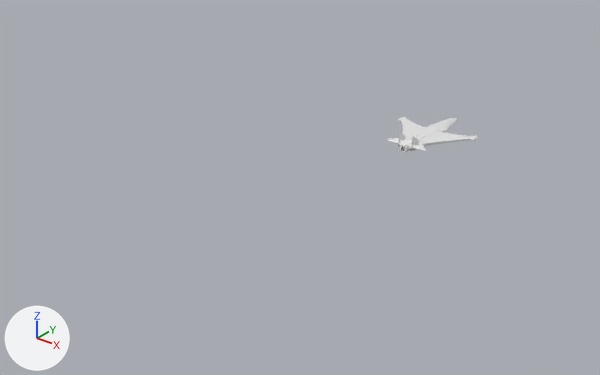
What one commit did to the Blender file SpaceInvader/Blends/Plane_1.blend.
The view is the same before and after, from a 50 mm camera at (9.27, -17.15, 7.64) aimed at (-0.76, -4.61, -0.13). The axes (+X, +Y, +Z) are drawn at lower left. The lights are the same throughout.
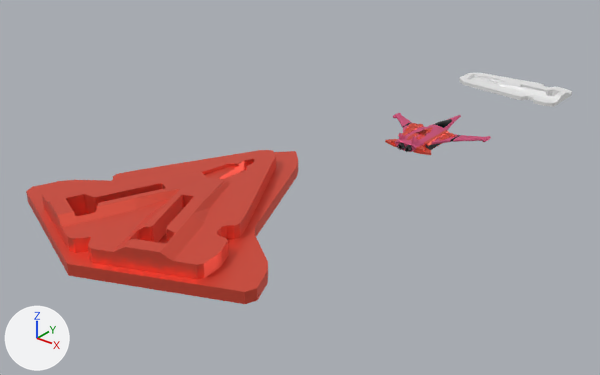
Boxes [x1, y1, x2, y2] around the edits, measured in the pictures (600 x 375 px; the box of a moved part takes in the faces that stretch with it):
'Cube.013', added (red)
    after: [26, 150, 298, 304]
'Cube.011', added
    after: [459, 73, 572, 107]
'Cylinder', reshaped (8% wider, 14% taller)
    before: [387, 117, 478, 151]
    after: [393, 113, 491, 152]
'Cube.014', added
    after: [385, 139, 431, 155]
'Cube.012', added
    after: [398, 124, 448, 146]
'Cube.016', added
    after: [404, 123, 455, 141]
'Cube.002', added
    after: [426, 144, 440, 150]
'Cube.004', added
    after: [416, 130, 429, 136]
'Cube.007', reshaped (not visible afterwards)
    before: [400, 144, 408, 152]
part 1 of me_cylinder, moved or reshaped
    before: [398, 117, 478, 145]
    after: [393, 113, 491, 145]
part 2 of me_cylinder, moved or reshaped
    before: [428, 118, 457, 131]
    after: [428, 115, 461, 131]
part 3 of me_cylinder, built on
    before: [387, 138, 426, 151]
    after: [395, 140, 421, 152]
part 4 of me_cylinder, recoloured (white to pink)
    both: [397, 125, 448, 147]
part 5 of me_cylinder, recoloured
    before: [436, 121, 449, 126]
    after: [436, 120, 449, 126]

Diff of the bpy script that builds the scene:
```diff
--- a/SpaceInvader/Blends/Plane_1.blend.py
+++ b/SpaceInvader/Blends/Plane_1.blend.py
@@ mat_material @@
+mat_material = principled_material('Material')
+mat_material.base_color = (1.0, 0.159, 0.338)  # pink #ff6f9d
+mat_material.metallic = 0.843
+mat_material.roughness = 0.626
@@ mat_material_002 @@
+mat_material_002 = principled_material('Material.002')
+mat_material_002.base_color = (0.0, 0.0, 0.0)  # black #000000
+mat_material_002.metallic = 1.0
+mat_material_002.roughness = 0.0827
@@ me_cylinder @@
-me_cylinder.from_pydata(...)  # 191 vertices, 164 faces; spans x 0.0..1.06, y -1.64..0.83, z -0.12..0.35
+me_cylinder.from_pydata(...)  # 282 vertices, 252 faces; spans x 0.0..1.3, y -1.64..1.0, z -0.12..0.35
+# me_cylinder part 1: 16 vertices moved from x 0.97..1.0, y -0.29..-0.04, z -0.01..0.06 to x 0.63..0.71, y -0.73..-0.24, z -0.01..0.06; 50 vertices removed from x 0.97..1.06, y -0.29..-0.04, z -0.01..0.06; 114 vertices added at x 0.63..1.3, y -0.73..0.14, z -0.01..0.07
+# me_cylinder part 2: 33 vertices moved from x 0.0..0.2, y -0.18..0.83, z -0.09..0.12 to x 0.0..0.18, y -0.19..0.91, z -0.07..0.15; 8 vertices removed from x 0.0..0.02, y 0.83, z -0.02..0.01; 17 vertices added at x 0.0..0.05, y 0.9..1.0, z -0.01..0.05
+# me_cylinder part 3: 6 vertices moved from x 0.54, y -1.64..-1.59, z 0.06..0.08 to x 0.29, y -1.64..-1.59, z 0.06..0.08; 1 vertex removed from x 0.24, y -1.64, z 0.07; 19 vertices added at x 0.0..0.29, y -1.64..-1.62, z -0.06..0.1
+# me_cylinder part 4: 77 faces spanning x 0.0..0.64, y -1.64..0.77, z -0.12..0.35 switch from no material to mat_material (pink #ff6f9d)
+# me_cylinder part 5: 11 faces spanning x 0.0..0.71, y -0.69..0.5, z 0.02..0.15 switch from no material to mat_material_002 (black #000000)
@@ ob_cube_016 @@
+ob_cube_016 = bpy.data.objects.new('Cube.016', me_cube_023)  # 387 vertices, 293 faces; spans x -0.33..0.68, y -1.22..1.53, z 0.01..0.15; in mat_material_001 (red #ff604d); modifiers MIRROR, MIRROR
+ob_cube_016.location = (0.48, -0.58, 0.06)
+ob_cube_016.rotation_euler = (0.0, 0.0, 3.128)  # degrees (0, 0, 179)
+ob_cube_016.scale = (0.216, 0.216, 0.216)
@@ ob_cube_014 @@
+ob_cube_014 = bpy.data.objects.new('Cube.014', me_cube_019)  # 404 vertices, 278 faces; spans x -0.693..0.693, y -0.54..0.538, z -0.053..0.096; in mat_material_001 (red #ff604d); modifiers BOOLEAN
+ob_cube_014.location = (0.0, -1.25, 0.0)
+ob_cube_014.rotation_euler = (0.0, 0.0, 6.283)  # degrees (0, 0, 360)
+ob_cube_014.scale = (0.905, 0.905, 0.905)
@@ ob_cube_017 @@
+ob_cube_017 = bpy.data.objects.new('Cube.017', me_cube_027)  # 20 vertices, 18 faces; spans x -0.382..0.382, y -0.382..0.478, z -0.205..0.11
+ob_cube_017.location = (0.0, -2.009, 0.0)
@@ ob_cube_013 @@
+ob_cube_013 = bpy.data.objects.new('Cube.013', me_cube_016)  # 387 vertices, 293 faces; spans x 0.13..1.26, y -0.72..0.96, z 0.0..0.15; in mat_material_001 (red #ff604d); modifiers MIRROR
+ob_cube_013.location = (-2.15, -8.47, 1.08)
+ob_cube_013.rotation_euler = (0.0, 0.0, 6.283)  # degrees (0, 0, 360)
+ob_cube_013.scale = (3.78, 3.78, 3.78)
@@ ob_cube_004 @@
+ob_cube_004 = bpy.data.objects.new('Cube.004', me_cube_014)  # 387 vertices, 293 faces; spans x -0.46..0.45, y -0.61..1.01, z 0.0..0.15; in mat_material_001 (red #ff604d); modifiers MIRROR
+ob_cube_004.location = (0.0, -0.8, 0.12)
+ob_cube_004.rotation_euler = (0.0, 0.0, 6.283)  # degrees (0, 0, 360)
+ob_cube_004.scale = (0.285, 0.285, 0.285)
@@ ob_cube_011 @@
+ob_cube_011 = bpy.data.objects.new('Cube.011', me_cube_013)  # 72 vertices, 62 faces; spans x -1.22..1.72, y 0.0..0.68, z -0.05..0.13; modifiers BEVEL, MIRROR, BOOLEAN, BOOLEAN, BOOLEAN
+ob_cube_011.location = (0.0, 3.4, 0.18)
@@ ob_cube_005 @@
+ob_cube_005 = bpy.data.objects.new('Cube.005', me_cube_004)  # 20 vertices, 13 faces; spans x -0.818..0.247, y -0.387..0.0, z 0.055..0.272; modifiers MIRROR
+ob_cube_005.location = (-0.388, 3.397, 0.0959)
+ob_cube_005.scale = (0.808, 0.808, 0.808)
@@ ob_cube_008 @@
+ob_cube_008 = bpy.data.objects.new('Cube.008', me_cube_008)  # 16 vertices, 14 faces; spans x -2.63..0.67, y -0.66..0.66, z -1.0..0.08; modifiers BEVEL
+ob_cube_008.location = (1.338, 3.362, 0.455)
+ob_cube_008.scale = (0.316, 0.316, 0.316)
@@ ob_cube_009 @@
+ob_cube_009 = bpy.data.objects.new('Cube.009', me_cube_004.copy())  # modifiers MIRROR
+ob_cube_009.location = (-0.677, 3.397, 0.144)
+ob_cube_009.rotation_euler = (0.0, 0.0, 3.142)  # degrees (0, 0, 180)
+ob_cube_009.scale = (0.808, 0.808, 0.808)
@@ ob_cube_012 @@
+ob_cube_012 = bpy.data.objects.new('Cube.012', me_cube_015)  # 40 vertices, 38 faces; spans x 0.305..0.395, y -1.318..-0.292, z 0.02..0.11; in mat_material_001 (red #ff604d); modifiers MIRROR
+ob_cube_012.location = (0.0, 0.0, 0.0)
@@ ob_cube_002 @@
+ob_cube_002 = bpy.data.objects.new('Cube.002', me_cube)  # 16 vertices, 14 faces; spans x -0.314..-0.115, y -1.264..-0.293, z -0.263..-0.065; in mat_air (black #292929); modifiers MIRROR
+ob_cube_002.location = (0.0, 0.0, 0.04)
```
